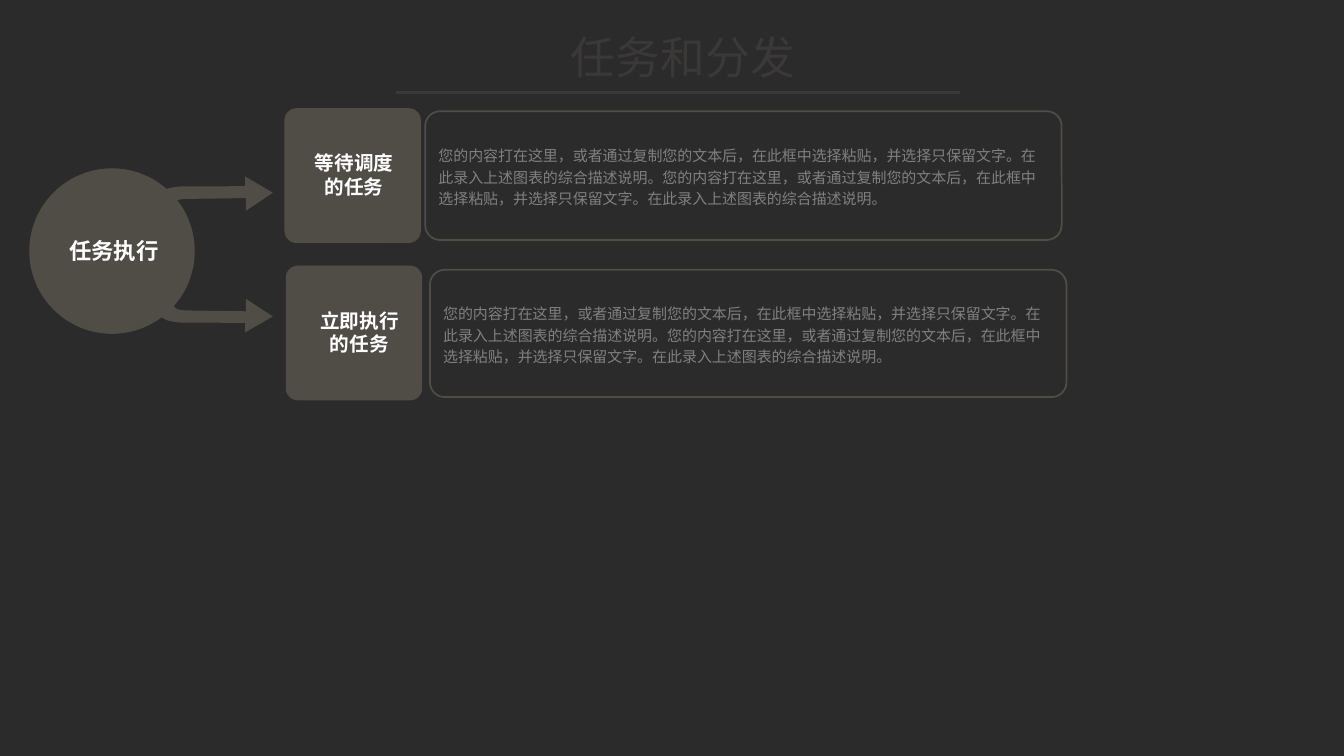
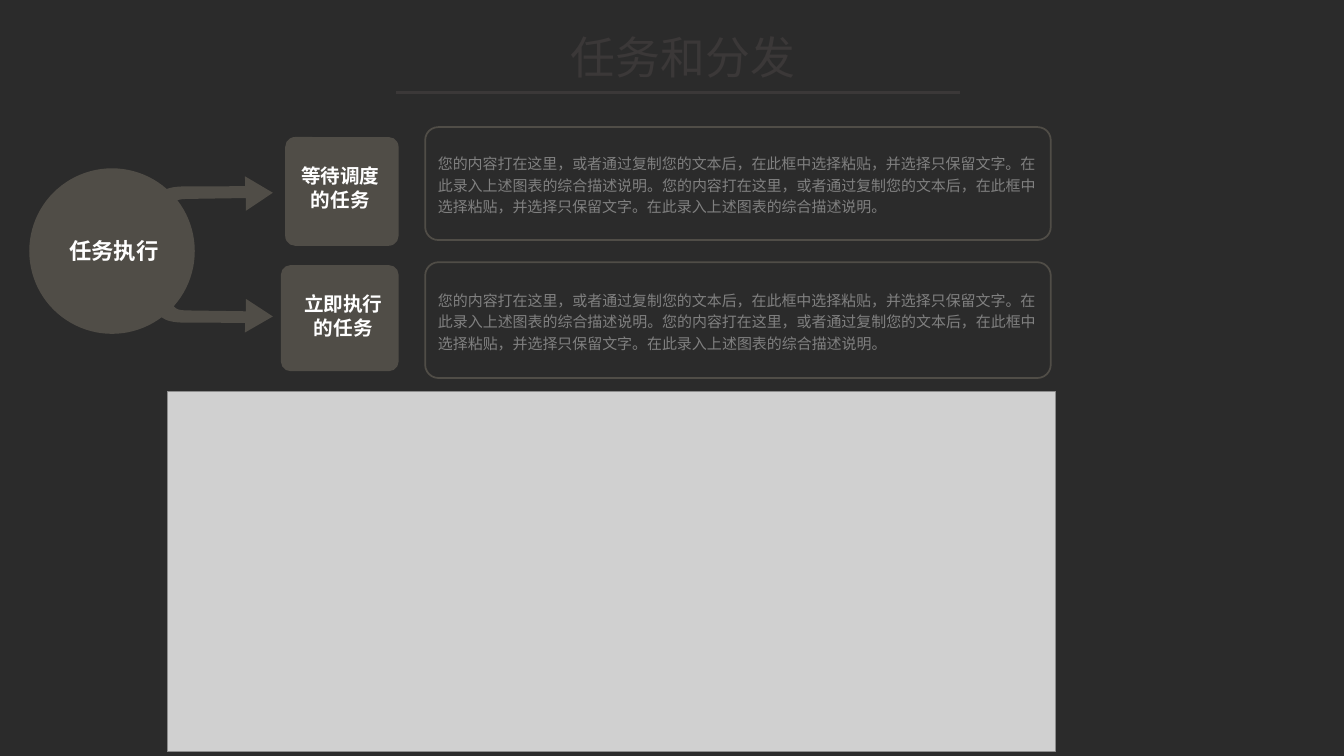
Before and after one commit to xuecat/IngestTask, a slide deck: slide 5 of ingesttask.pptx. Drawn at 1344x756 pixels with LibreOffice and Linux fonts; fonts in the diff are those of the drawing; grey boxes stand for pictures; background and template pictures are left out; a plain dark background stands for a picture behind light text. Boxes give left, top, right and bottom in pixels: in the first picture for what was removed or moved away, otherwise in the second. Text is boxed around its words. In the diff, an @@ line names an element or a change of style, - is before the commit and + after.

```diff
--- a/ingesttask.pptx
+++ b/ingesttask.pptx
@@ rounded rectangle: place and size @@
-rounded rectangle at box(284, 108, 420, 243)
+rounded rectangle at box(285, 137, 398, 246)
@@ rounded rectangle "您的内容打在这里，或者通过复制您的文本后，在此框中选择粘贴，并选择只保留文字。在此录入上述图表的综合描述说明。您的内容打 ...": place and size @@
-rounded rectangle "您的内容打在这里，或者通过复制您的文本后，在此框中选择粘贴，并选择只保留文字。在此录入上述图表的综合描述说明。您的内容打 ..." at box(425, 111, 1062, 240)
+rounded rectangle "您的内容打在这里，或者通过复制您的文本后，在此框中选择粘贴，并选择只保留文字。在此录入上述图表的综合描述说明。您的内容打 ..." at box(425, 127, 1052, 240)
@@ text "等待调度的任务": place and size @@
-text "等待调度的任务" at box(315, 153, 393, 196)
+text "等待调度的任务" at box(301, 166, 379, 209)
@@ rounded rectangle: place and size @@
-rounded rectangle at box(285, 265, 421, 400)
+rounded rectangle at box(281, 265, 399, 371)
@@ rounded rectangle "您的内容打在这里，或者通过复制您的文本后，在此框中选择粘贴，并选择只保留文字。在此录入上述图表的综合描述说明。您的内容打 ...": place and size @@
-rounded rectangle "您的内容打在这里，或者通过复制您的文本后，在此框中选择粘贴，并选择只保留文字。在此录入上述图表的综合描述说明。您的内容打 ..." at box(431, 270, 1067, 397)
+rounded rectangle "您的内容打在这里，或者通过复制您的文本后，在此框中选择粘贴，并选择只保留文字。在此录入上述图表的综合描述说明。您的内容打 ..." at box(425, 262, 1052, 378)
@@ text "立即执行的任务": place and size @@
-text "立即执行的任务" at box(320, 311, 398, 353)
+text "立即执行的任务" at box(304, 294, 382, 337)
@@ picture added at box(167, 391, 1056, 752) @@
```
Also in this commit, not shown: 3 other slides changed.
